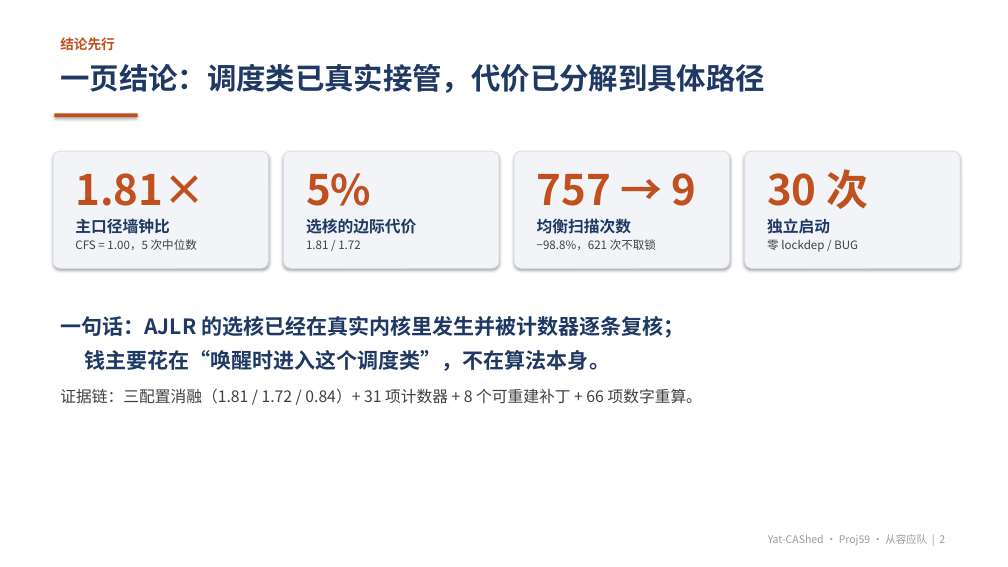
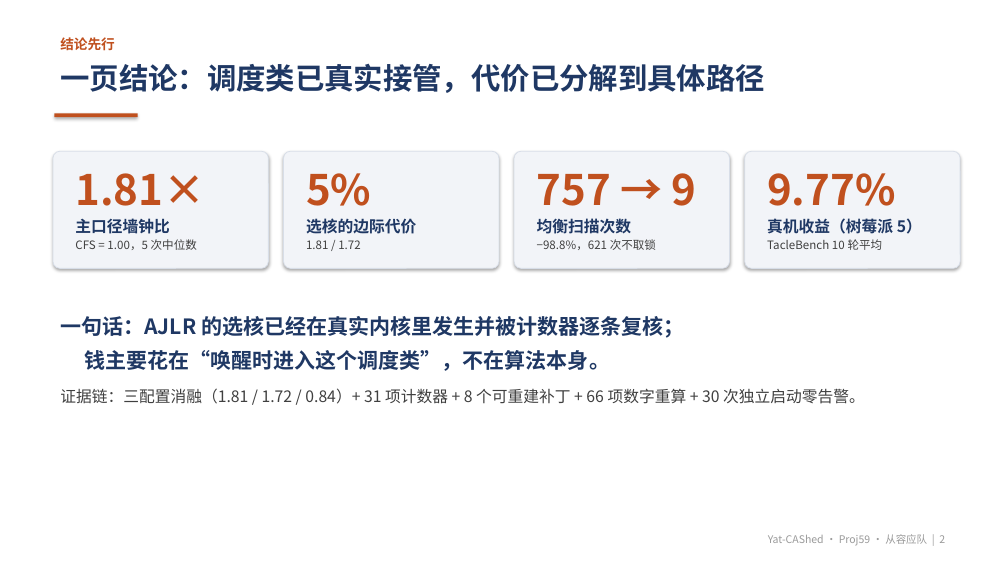
Before and after one commit to mafuquan430/Yat-CAshed, a slide deck: slide 2 of report/slides/结题答辩.pptx. Drawn at 1008x567 pixels with LibreOffice and Linux fonts; fonts in the diff are those of the drawing. Boxes give left, top, right and bottom in pixels: in the first picture for what was removed or moved away, otherwise in the second. Text is boxed around its words. In the diff, an @@ line names an element or a change of style, - is before the commit and + after.

```diff
--- a/report/slides/结题答辩.pptx
+++ b/report/slides/结题答辩.pptx
@@ text at <box>767,173,922,234</box>: text changed; bold on @@
-30 次
-独立启动
-零 lockdep / BUG
+9.77%
+真机收益（树莓派 5）
+TacleBench 10 轮平均
@@ text at <box>60,388,865,404</box>: text changed @@
-证据链：三配置消融（1.81 / 1.72 / 0.84）+ 31 项计数器 + 8 个可重建补丁 + 66 项数字重算。
+证据链：三配置消融（1.81 / 1.72 / 0.84）+ 31 项计数器 + 8 个可重建补丁 + 66 项数字重算 + 30 次独立启动零告警。
```
Also in this commit, not shown: 5 other slides changed, 1 slide added, 11 other files.
